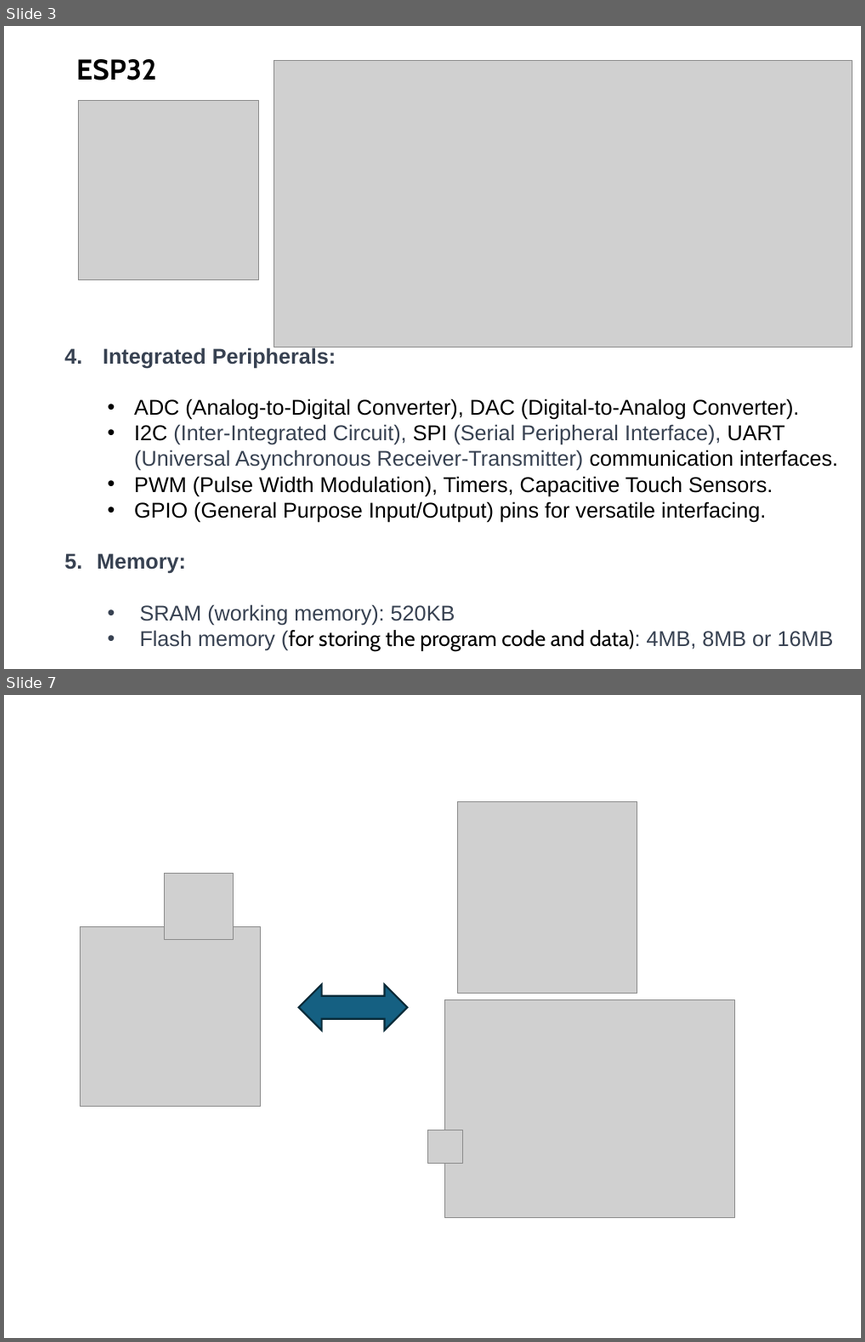
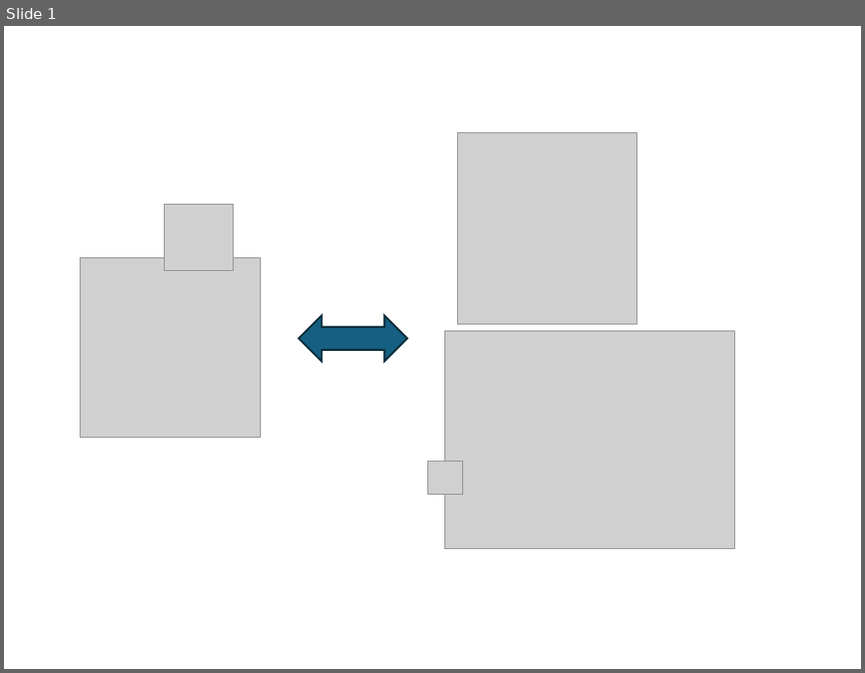
Before and after one commit to tduranf/VScode_Arduino_ESP32, a slide deck: Doc/ESP32.pptx. Shown one above the other, each under a label of ours: slides 3 and 7 before the commit, slide 1 after it; the slides between them are not shown. The pictures are 865x1342 and 865x673 pixels, drawn with LibreOffice and Linux fonts; fonts in the diff are those of the drawing; grey boxes stand for pictures. Boxes give left, top, right and bottom in pixels: in the first picture for what was removed or moved away, otherwise in the second. Text is boxed around its words. In the diff, an @@ line names an element or a change of style, - is before the commit and + after.

```diff
--- a/Doc/ESP32.pptx
+++ b/Doc/ESP32.pptx
@@ slide 3 removed at box(4, 26, 861, 669), background #FFFFFF @@
@@ text removed at box(76, 59, 156, 80) @@
-ESP32
@@ picture removed at box(274, 60, 851, 347) @@
@@ picture removed at box(79, 101, 258, 280) @@
@@ text removed at box(97, 346, 838, 651) @@
-4. Integrated Peripherals:
-  • ADC (Analog-to-Digital Converter), DAC (Digital-to-Analog Converter).
-  • I2C (Inter-Integrated Circuit), SPI (Serial Peripheral Interface), UART (Universal Asynchronous Receiver-Transmitter) communication interfaces.
-  • PWM (Pulse Width Modulation), Timers, Capacitive Touch Sensors.
-  • GPIO (General Purpose Input/Output) pins for versatile interfacing.
-5. Memory:
-  • SRAM (working memory): 520KB
-  • Flash memory (for storing the program code and data): 4MB, 8MB or 16MB
@@ what was slide 7 is now slide 1 @@
```
Also in this commit, not shown: 5 other slides removed.
